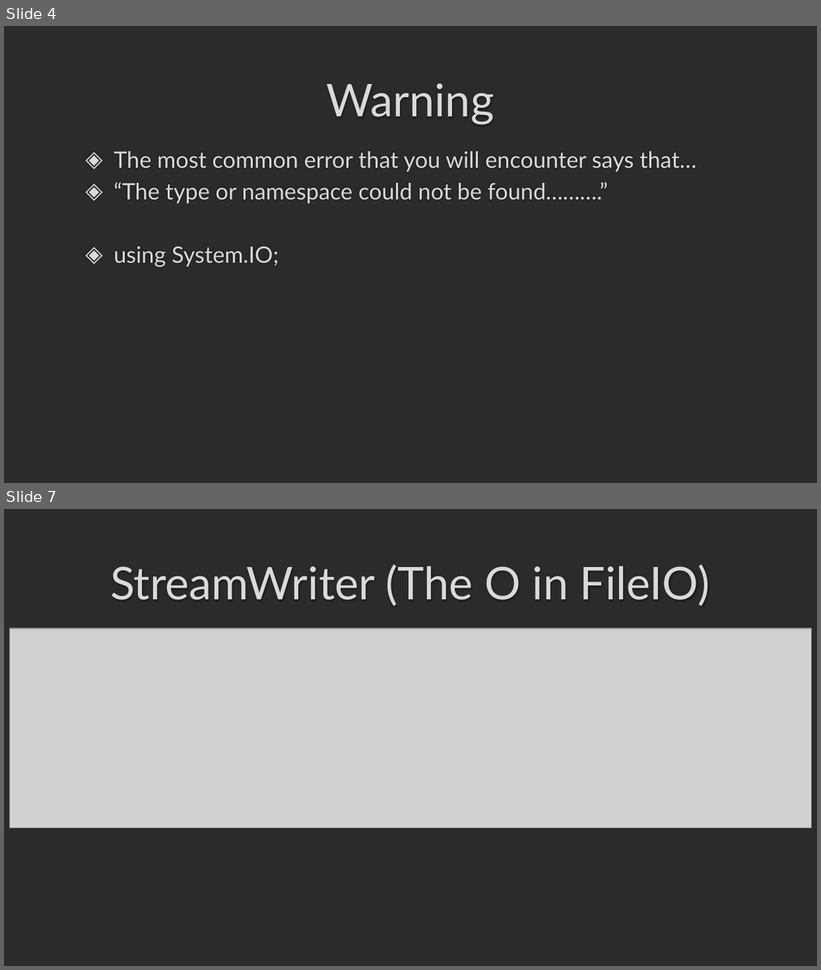
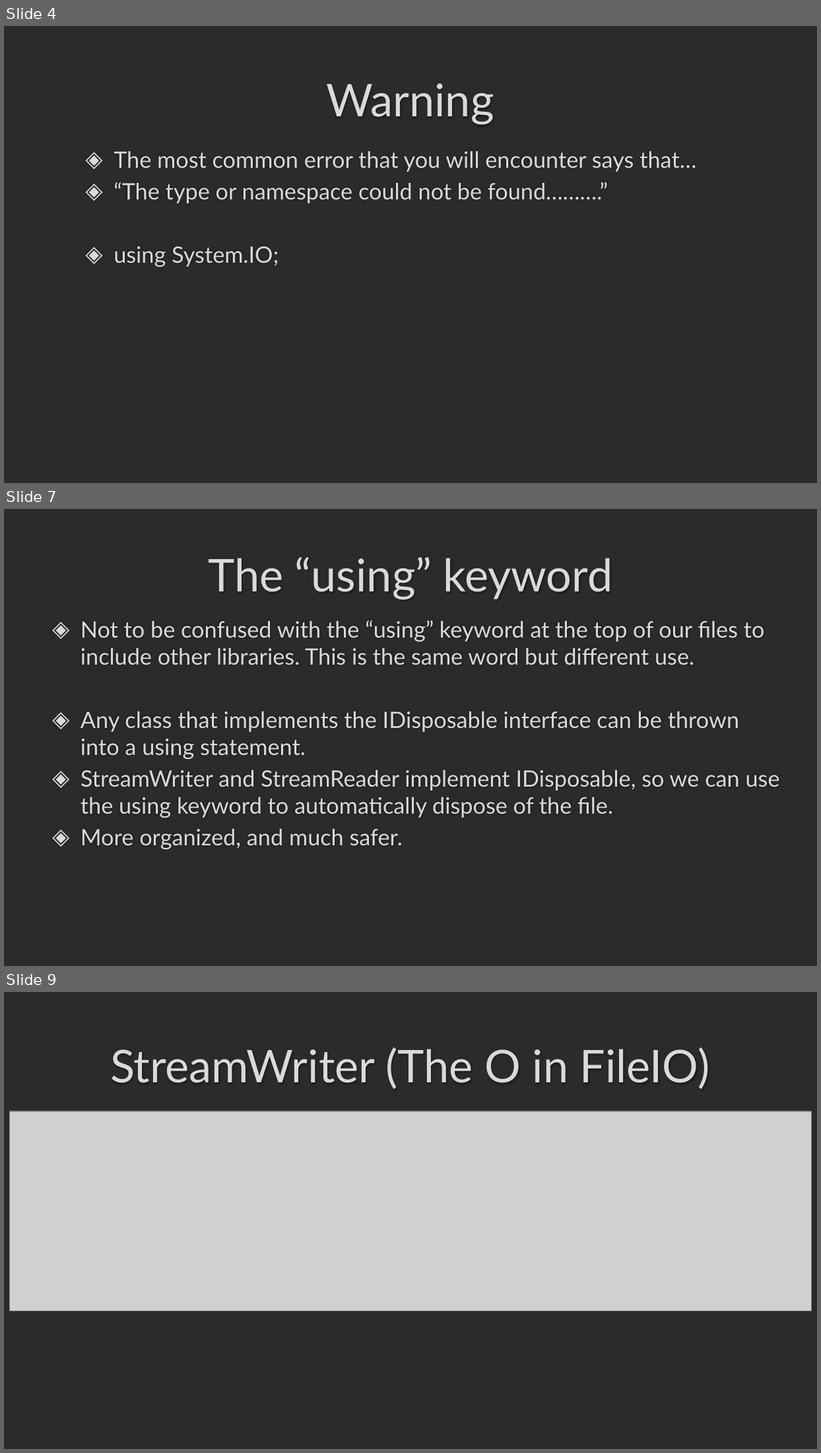
Before and after one commit to darrare/CS-3020, a slide deck: Documents/Powerpoints/3.0 FileIO.pptx. Shown one above the other, each under a label of ours: slides 4 and 7 before the commit, slides 4, 7 and 9 after it; the slides between them are not shown. The pictures are 821x970 and 821x1453 pixels, drawn with LibreOffice and Linux fonts; fonts in the diff are those of the drawing; grey boxes stand for pictures; background and template pictures are left out; a plain dark background stands for a picture behind light text. Boxes give left, top, right and bottom in pixels: in the first picture for what was removed or moved away, otherwise in the second. Text is boxed around its words. In the diff, an @@ line names an element or a change of style, - is before the commit and + after.

Commit message:
changes during class

```diff
--- a/Documents/Powerpoints/3.0 FileIO.pptx
+++ b/Documents/Powerpoints/3.0 FileIO.pptx
@@ slide 7 added at (x1=4, y1=509, x2=817, y2=966), background picture (left out) @@
@@ title added at (x1=208, y1=557, x2=613, y2=600), 40 pt, text #DADADA @@
+The “using” keyword
@@ text added at (x1=81, y1=621, x2=780, y2=850), 20 pt, text #DADADA @@
+◈ Not to be confused with the “using” keyword at the top of our files to include other libraries. This is the same word but different use.
+◈ Any class that implements the IDisposable interface can be thrown into a using statement.
+◈ StreamWriter and StreamReader implement IDisposable, so we can use the using keyword to automatically dispose of the file.
+◈ More organized, and much safer.
@@ what was slide 7 is now slide 9 @@
```
Also in this commit, not shown: 1 slide changed, 3 other slides added, 1 slide removed, 5 other files.
